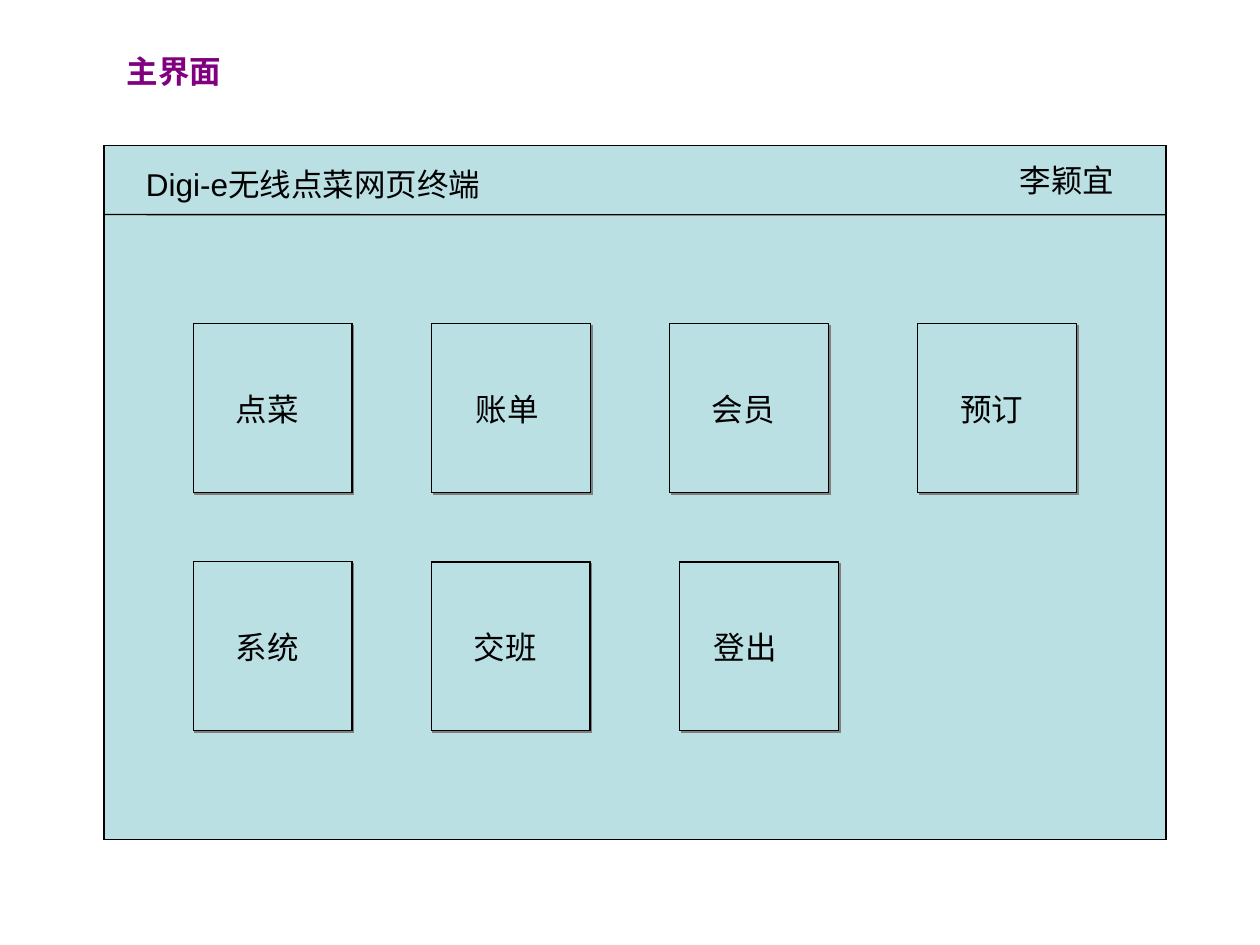
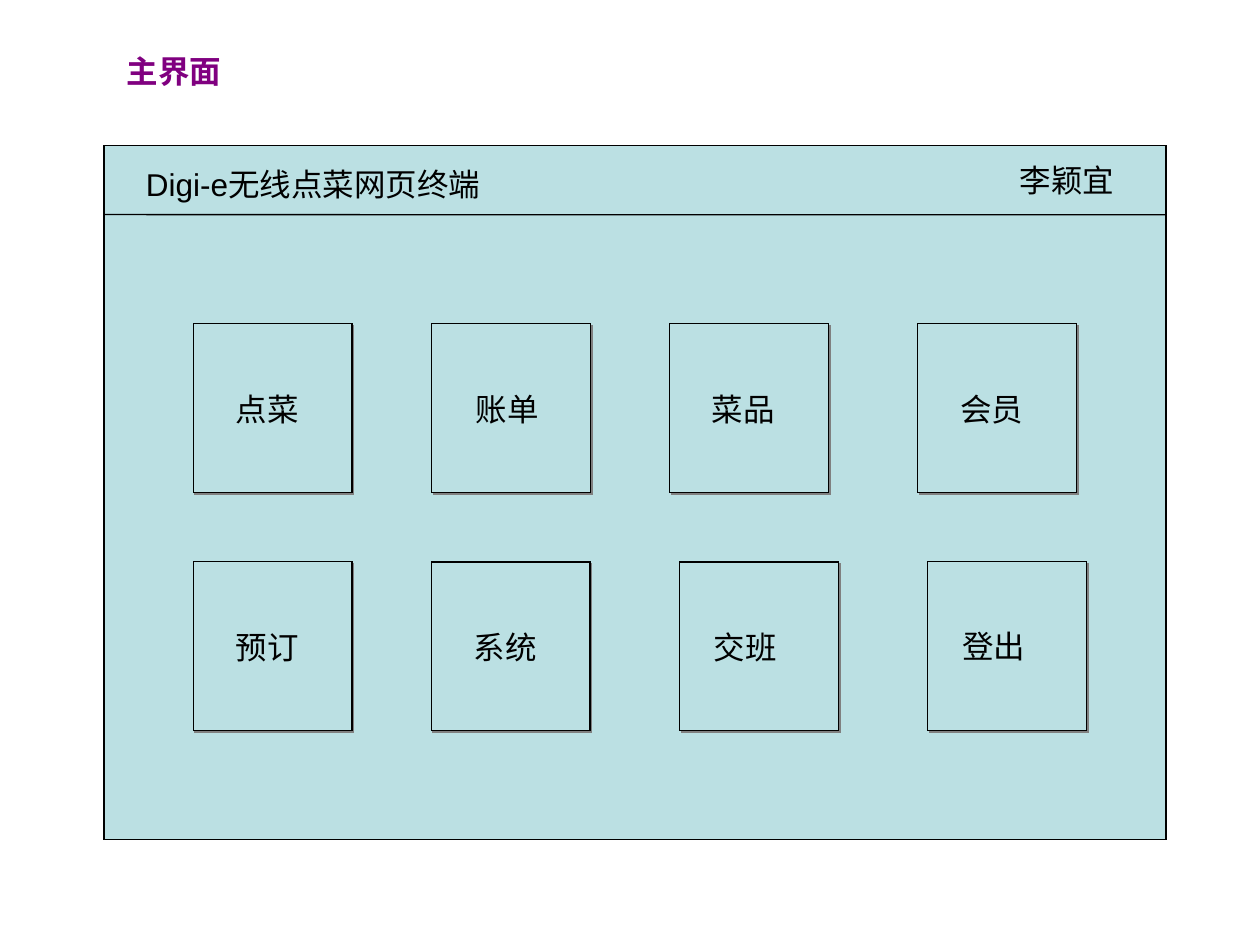
Before and after one commit to runt18/wireless-order-solution, a slide deck: slide 2 of doc/Digi-e网页终端需求.ppt. Drawn at 1260x945 pixels with LibreOffice and Linux fonts; fonts in the diff are those of the drawing. Boxes give left, top, right and bottom in pixels: in the first picture for what was removed or moved away, otherwise in the second. Text is boxed around its words. In the diff, an @@ line names an element or a change of style, - is before the commit and + after.

```diff
--- a/doc/Digi-e网页终端需求.ppt
+++ b/doc/Digi-e网页终端需求.ppt
@@ text at box(712, 394, 775, 424): text changed @@
-会员
+菜品
@@ text at box(960, 394, 1023, 424): text changed @@
-预订
+会员
@@ rectangle added at box(927, 562, 1086, 731), fill #BBE0E3, outline #000000 0.74 pt @@
@@ text at box(236, 633, 299, 662): text changed @@
-系统
+预订
@@ text at box(474, 632, 537, 662): text changed @@
-交班
+系统
@@ text at box(714, 632, 777, 662): text changed @@
-登出
+交班
@@ text added at box(962, 631, 1025, 661), 18 pt, text #000000 @@
+登出
```
Also in this commit, not shown: 1 other file.
